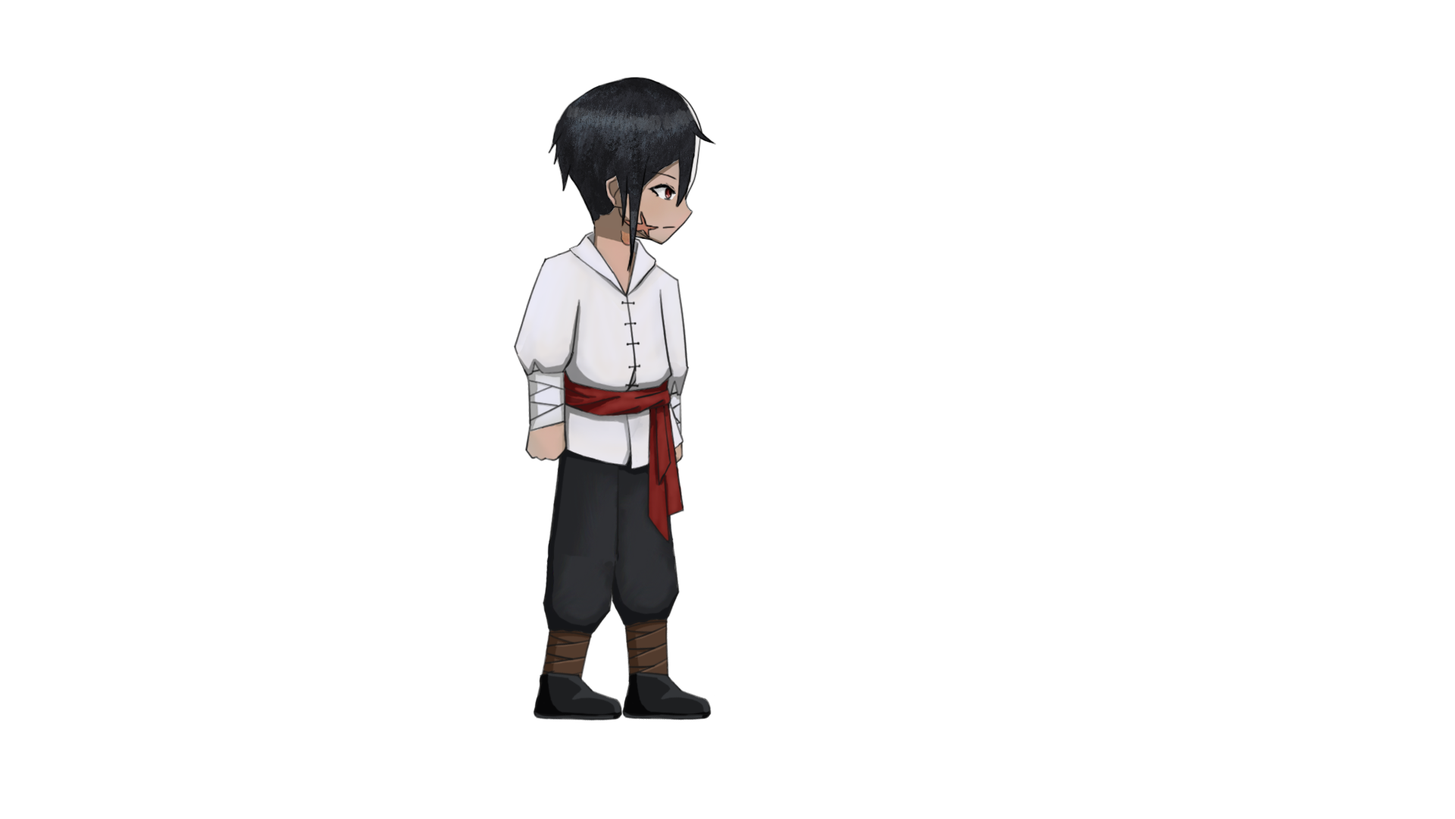
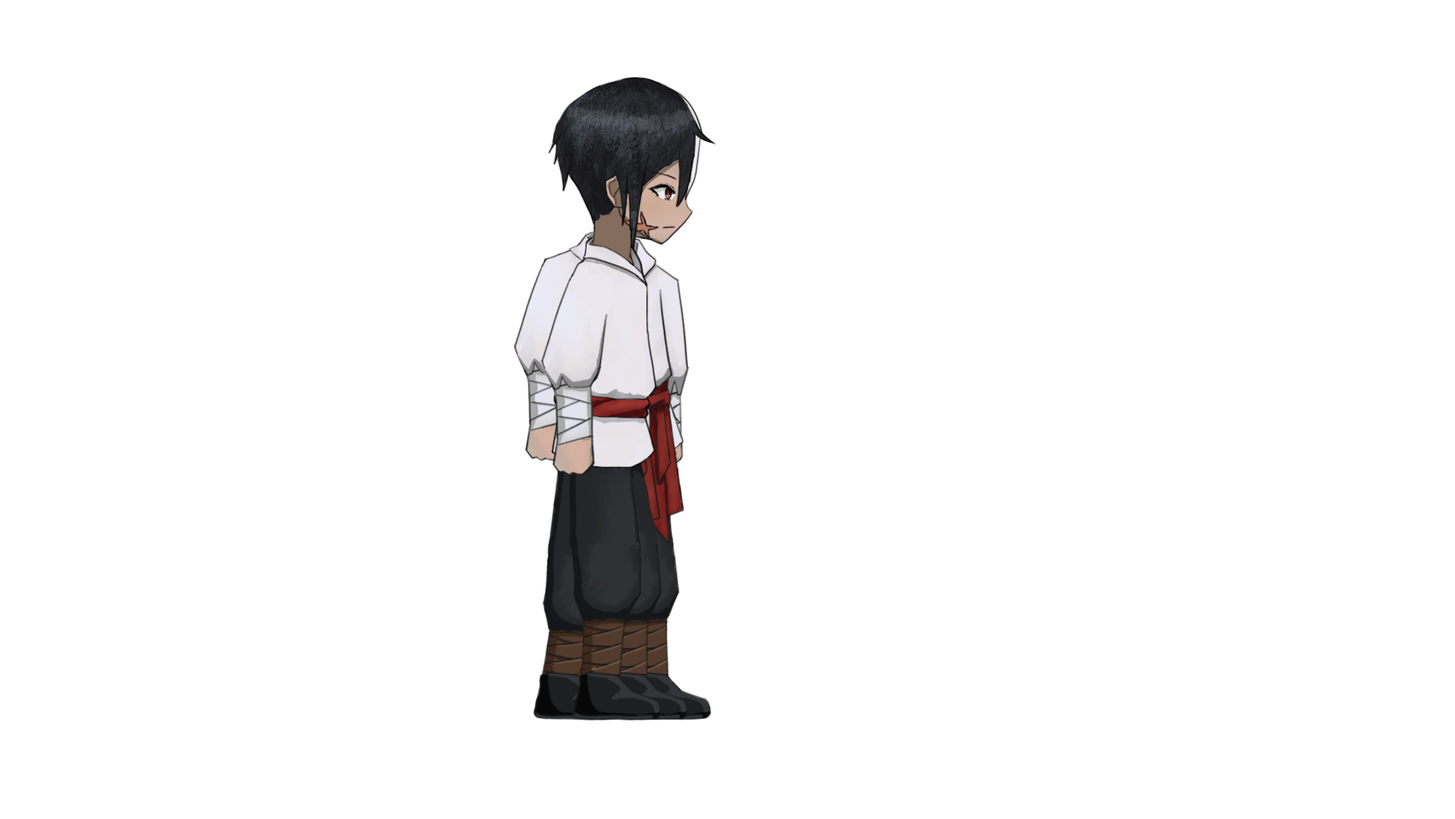
Revision of a layered 1455 × 819 image; what changed, layer by layer:
added layer "right forearm" above "right upper arm" over [543, 341, 602, 477]
added layer "right upper arm" above "toro1" over [540, 259, 616, 411]
added layer "toro1" above "torso2" over [559, 212, 649, 363]
added layer "torso2" above "lap" over [552, 325, 658, 420]
added layer "lap" above "right feet" over [551, 386, 657, 470]
added layer "right feet" above "right foreleg" over [573, 669, 666, 721]
added layer "right foreleg" above "right upper leg" over [570, 532, 643, 693]
added layer "right upper leg" above "left feet" over [560, 416, 643, 574]
added layer "left feet" above "left foreleg" over [598, 670, 689, 721]
added layer "left foreleg" above "left upper leg" over [591, 541, 684, 700]
added layer "left upper leg" above "belly" over [566, 435, 659, 573]
added layer "belly" above "left forearm" over [623, 409, 661, 552]
added layer "left forearm" above "left upper arm" over [603, 360, 652, 470]
added layer "left upper arm" above "hair2[merge]" over [598, 266, 651, 417]
